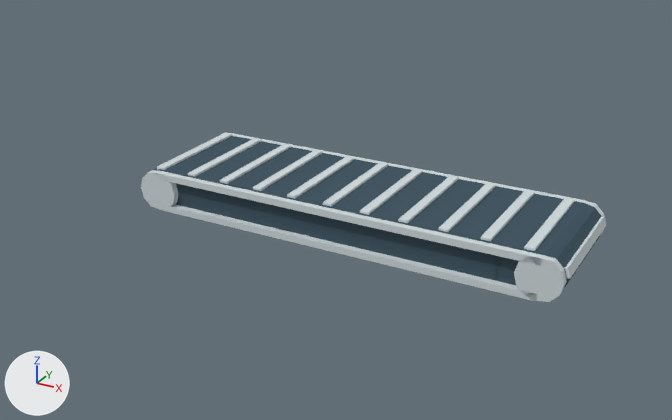
The Blender file runtime/frontend/models/buildings/conveyor/conveyor.blend: old version first, new version second.
Camera for both pictures: a camera (50 mm lens) standing at (1.7, -3.31, 1.7) and looking at (-0.11, -0.02, 0.05). Arrows for +X, +Y and +Z are at lower left; the lights stay in place. The picture after the commit comes second.

In view in the first picture: 'belt', 'cleats', 'frame', 'frame.001'.
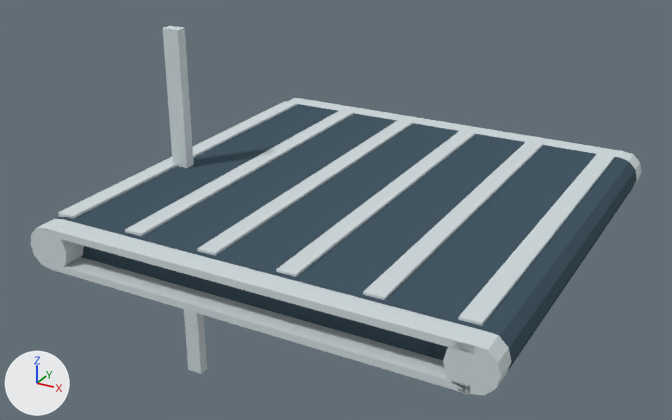
Where the newer file only moved an object's origin or applied its transform, the numbers keep the older frame.

Where the change shows, as pixel boxes [x1, y1, x2, y2] in the pictures (672 x 420 px):
'belt', rescaled (30% wider, 74% taller)
    before: [154, 136, 602, 290]
    after: [55, 104, 637, 372]
'frame', rescaled (13% wider, 33% taller)
    before: [141, 170, 567, 302]
    after: [30, 219, 511, 395]
'cleats', reshaped
    before: [157, 133, 606, 279]
    after: [58, 101, 615, 326]
'bar', shown
    after: [163, 26, 207, 374]
'frame.001', rescaled (mostly hidden before)
    before: [221, 132, 604, 234]
    after: [287, 98, 641, 187]
part 4 of me_cleats_mesh, added
    after: [58, 101, 298, 219]
part 5 of me_cleats_mesh, added
    after: [125, 110, 353, 236]
part 6 of me_cleats_mesh, added
    after: [197, 120, 412, 256]
part 7 of me_cleats_mesh, added
    after: [276, 130, 475, 277]
part 8 of me_cleats_mesh, added
    after: [363, 141, 543, 300]
part 9 of me_cleats_mesh, added
    after: [458, 153, 615, 326]
part 10 of me_cleats_mesh, deleted
    before: [157, 133, 232, 170]
part 11 of me_cleats_mesh, deleted
    before: [188, 138, 261, 177]
part 12 of me_cleats_mesh, deleted
    before: [220, 144, 291, 184]
part 13 of me_cleats_mesh, deleted
    before: [253, 150, 322, 191]
part 14 of me_cleats_mesh, deleted
    before: [287, 156, 355, 199]
part 15 of me_cleats_mesh, deleted
    before: [323, 162, 388, 206]
part 16 of me_cleats_mesh, deleted
    before: [360, 169, 423, 215]
part 17 of me_cleats_mesh, deleted
    before: [398, 176, 459, 223]
part 18 of me_cleats_mesh, deleted
    before: [439, 183, 496, 232]
part 19 of me_cleats_mesh, deleted
    before: [480, 190, 535, 242]
part 20 of me_cleats_mesh, deleted
    before: [564, 216, 606, 279]

Edits to the bpy script that builds the scene:
```text
Change me_group1395806188_001:
    used by ob_frame; location = (0.0, 0.0, -0.047); rotation_euler = (1.571, 0.0, 0.0), in degrees (90, 0, 0)
    remove me_group1395806188_001.from_pydata(...)  # 80 vertices, 62 faces; spans x -0.97..0.99, y 0.05..0.23, z 0.27..0.3
    add me_group1395806188_001.from_pydata(...)  # 80 vertices, 62 faces; spans x -0.97..0.99, y 0.05..0.23, z 0.88..0.98
    me_group1395806188_001 part 1: the whole mesh is scaled about the mesh origin by (1, 1, 3.25)
Change me_group1407714466_001:
    used by ob_frame_001; location = (0.0, 0.0, -0.047); rotation_euler = (1.571, 0.0, 0.0), in degrees (90, 0, 0)
    remove me_group1407714466_001.from_pydata(...)  # 80 vertices, 62 faces; spans x -0.97..0.99, y 0.06..0.24, z -0.3..-0.27
    add me_group1407714466_001.from_pydata(...)  # 80 vertices, 62 faces; spans x -0.97..0.99, y 0.06..0.24, z -0.98..-0.88
    me_group1407714466_001 part 2: the whole mesh is scaled about the mesh origin by (1, 1, 3.25)
Change me_group1751849987_001:
    used by ob_belt; location = (0.0, 0.0, -0.047); rotation_euler = (1.571, 0.0, 0.0), in degrees (90, 0, 0)
    remove me_group1751849987_001.from_pydata(...)  # 216 vertices, 138 faces; spans x -0.96..0.99, y 0.06..0.24, z -0.27..0.27
    add me_group1751849987_001.from_pydata(...)  # 216 vertices, 138 faces; spans x -0.96..0.99, y 0.06..0.24, z -0.88..0.88
    me_group1751849987_001 part 3: the whole mesh is scaled about its middle by (1, 1, 3.25)
Change me_cleats_mesh:
    remove me_cleats_mesh.from_pydata(...)  # 192 vertices, 144 faces; spans x -0.97..1.0, y -0.26..0.26, z 0.0..0.2
    add me_cleats_mesh.from_pydata(...)  # 96 vertices, 72 faces; spans x -0.91..0.94, y -0.86..0.86, z 0.0..0.2
    me_cleats_mesh part 4: a new loose piece, a box spanning x -0.913..-0.833, y -0.861..0.861, z 0.148..0.198, in mat_mat15_001 (light grey #d0dadd)
    me_cleats_mesh part 5: a new loose piece, a box spanning x -0.571..-0.491, y -0.861..0.861, z 0.148..0.198, in mat_mat15_001 (light grey #d0dadd)
    me_cleats_mesh part 6: a new loose piece, a box spanning x -0.229..-0.149, y -0.861..0.861, z 0.148..0.198, in mat_mat15_001 (light grey #d0dadd)
    me_cleats_mesh part 7: a new loose piece, a box spanning x 0.113..0.193, y -0.861..0.861, z 0.148..0.198, in mat_mat15_001 (light grey #d0dadd)
    me_cleats_mesh part 8: a new loose piece, a box spanning x 0.455..0.535, y -0.861..0.861, z 0.148..0.198, in mat_mat15_001 (light grey #d0dadd)
    me_cleats_mesh part 9: a new loose piece, a box spanning x 0.797..0.877, y -0.861..0.861, z 0.148..0.198, in mat_mat15_001 (light grey #d0dadd)
    me_cleats_mesh part 10: the loose piece of 8 vertices spanning x -0.89..-0.85, y -0.26..0.26, z 0.15..0.2 is deleted
    me_cleats_mesh part 11: the loose piece of 8 vertices spanning x -0.72..-0.68, y -0.26..0.26, z 0.15..0.2 is deleted
    me_cleats_mesh part 12: the loose piece of 8 vertices spanning x -0.55..-0.51, y -0.26..0.26, z 0.15..0.2 is deleted
    me_cleats_mesh part 13: the loose piece of 8 vertices spanning x -0.38..-0.34, y -0.26..0.26, z 0.15..0.2 is deleted
    me_cleats_mesh part 14: the loose piece of 8 vertices spanning x -0.21..-0.17, y -0.26..0.26, z 0.15..0.2 is deleted
    me_cleats_mesh part 15: the loose piece of 8 vertices spanning x -0.04..0.0, y -0.26..0.26, z 0.15..0.2 is deleted
    me_cleats_mesh part 16: the loose piece of 8 vertices spanning x 0.13..0.17, y -0.26..0.26, z 0.15..0.2 is deleted
    me_cleats_mesh part 17: the loose piece of 8 vertices spanning x 0.3..0.34, y -0.26..0.26, z 0.15..0.2 is deleted
    me_cleats_mesh part 18: the loose piece of 8 vertices spanning x 0.48..0.52, y -0.26..0.26, z 0.15..0.2 is deleted
    me_cleats_mesh part 19: the loose piece of 8 vertices spanning x 0.65..0.69, y -0.26..0.26, z 0.15..0.2 is deleted
    me_cleats_mesh part 20: the loose piece of 8 vertices spanning x 0.94..1.0, y -0.26..0.26, z 0.09..0.15 is deleted
    other edits to the shape of me_cleats_mesh do not show in these pictures
Change ob_bar:
    remove ob_bar.hide_viewport = True
```
